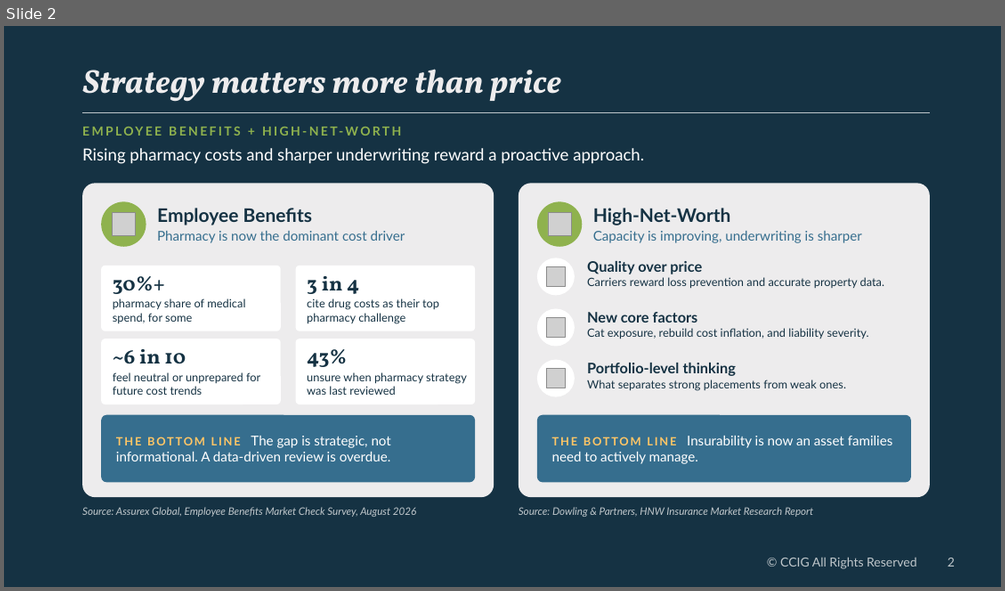
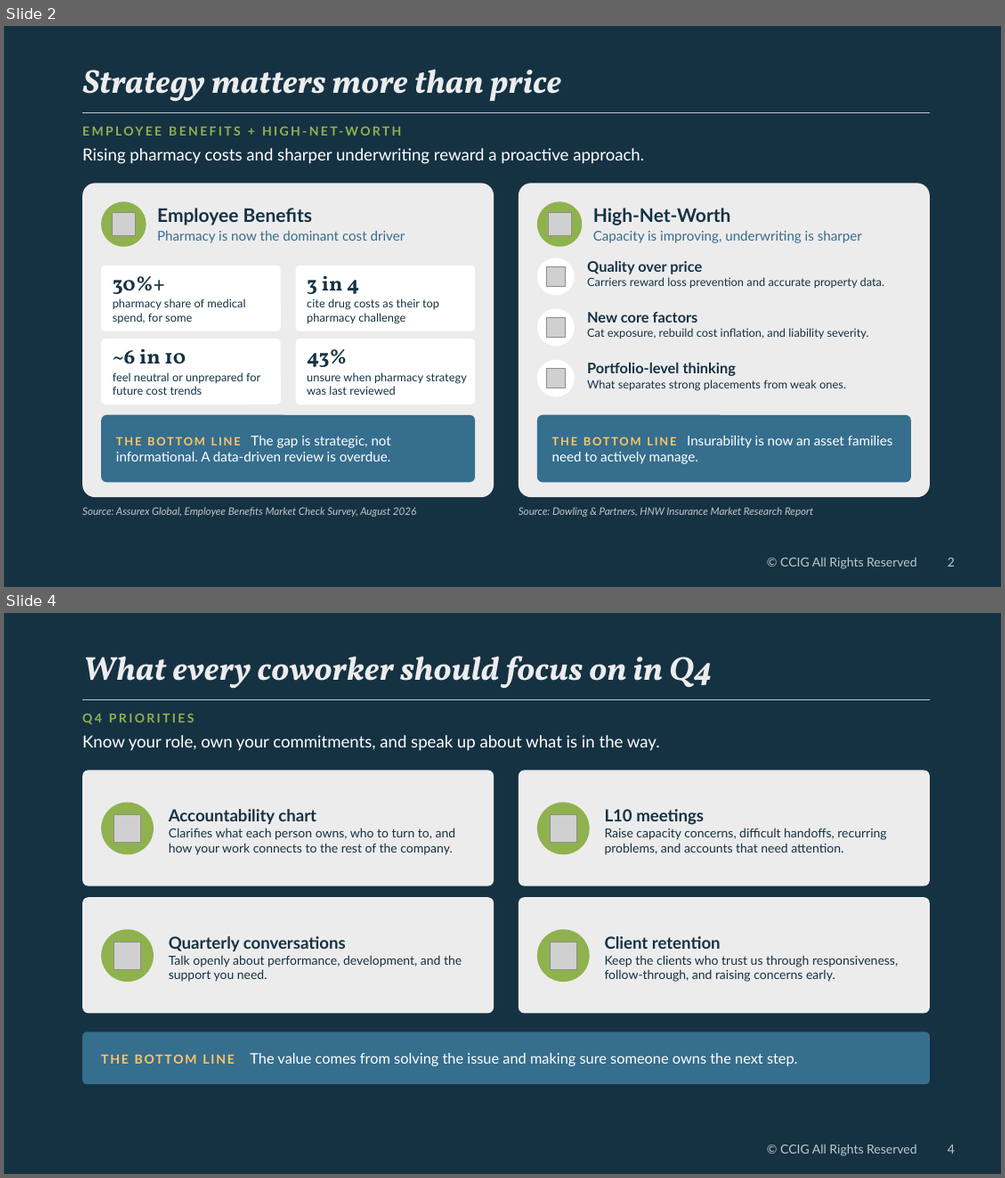
Before and after one commit to kinecopro-bit/CCIG_Brand, a slide deck: Market Update/CCIG_Market_Update_Slides_CCIG-Brand.pptx. Shown one above the other, each under a label of ours: slide 2 before the commit, slides 2 and 4 after it; the slides between them are not shown. The pictures are 1005x591 and 1005x1178 pixels, drawn with LibreOffice and Linux fonts; fonts in the diff are those of the drawing; grey boxes stand for pictures; background and template pictures are left out. Boxes give left, top, right and bottom in pixels: in the first picture for what was removed or moved away, otherwise in the second. Text is boxed around its words. In the diff, an @@ line names an element or a change of style, - is before the commit and + after.

```diff
--- a/Market Update/CCIG_Market_Update_Slides_CCIG-Brand.pptx
+++ b/Market Update/CCIG_Market_Update_Slides_CCIG-Brand.pptx
@@ slide 4 added at (x1=4, y1=613, x2=1001, y2=1174), background #153243; not listed: 2 template elements that a slide beside it also shows @@
@@ text added at (x1=83, y1=656, x2=712, y2=689), 32 pt, text #EDECED, bold, italic @@
+What every coworker should focus on in Q4
@@ line added from (82, 699) to (930, 699), #BFC7CB 1.5 pt @@
@@ text added at (x1=82, y1=714, x2=194, y2=724), 12 pt, text #8FB24E, bold @@
+Q4 PRIORITIES
@@ text added at (x1=82, y1=735, x2=660, y2=751), 16 pt, text #FFFFFF @@
+Know your role, own your commitments, and speak up about what is in the way.
@@ rounded rectangle added at (x1=82, y1=770, x2=494, y2=886), fill #EDECED @@
@@ rounded rectangle added at (x1=518, y1=770, x2=930, y2=886), fill #EDECED @@
@@ ellipse added at (x1=101, y1=803, x2=154, y2=854), fill #8FB24E @@
@@ picture added at (x1=114, y1=815, x2=141, y2=842) @@
@@ text added at (x1=169, y1=809, x2=456, y2=855), 12 pt, text #153243 @@
+Accountability chart
+Clarifies what each person owns, who to turn to, and how your work connects to the rest of the company.
@@ ellipse added at (x1=537, y1=803, x2=590, y2=854), fill #8FB24E @@
@@ picture added at (x1=550, y1=815, x2=577, y2=842) @@
@@ text added at (x1=605, y1=809, x2=886, y2=855), 12 pt, text #153243 @@
+L10 meetings
+Raise capacity concerns, difficult handoffs, recurring problems, and accounts that need attention.
@@ rounded rectangle added at (x1=82, y1=897, x2=494, y2=1013), fill #EDECED @@
@@ rounded rectangle added at (x1=518, y1=897, x2=930, y2=1013), fill #EDECED @@
@@ ellipse added at (x1=101, y1=929, x2=154, y2=981), fill #8FB24E @@
@@ ellipse added at (x1=537, y1=929, x2=590, y2=981), fill #8FB24E @@
@@ picture added at (x1=114, y1=942, x2=141, y2=969) @@
@@ text added at (x1=169, y1=936, x2=461, y2=981), 12 pt, text #153243 @@
+Quarterly conversations
+Talk openly about performance, development, and the support you need.
@@ picture added at (x1=550, y1=942, x2=577, y2=969) @@
@@ text added at (x1=605, y1=936, x2=898, y2=981), 12 pt, text #153243 @@
+Client retention
+Keep the clients who trust us through responsiveness, follow-through, and raising concerns early.
@@ rounded rectangle added at (x1=82, y1=1032, x2=930, y2=1084), fill #366E8E @@
@@ text added at (x1=250, y1=1053, x2=798, y2=1066), 14 pt, text #FFFFFF @@
+THE BOTTOM LINE The value comes from solving the issue and making sure someone owns the next step.
```
Also in this commit, not shown: 3 other slides added.
